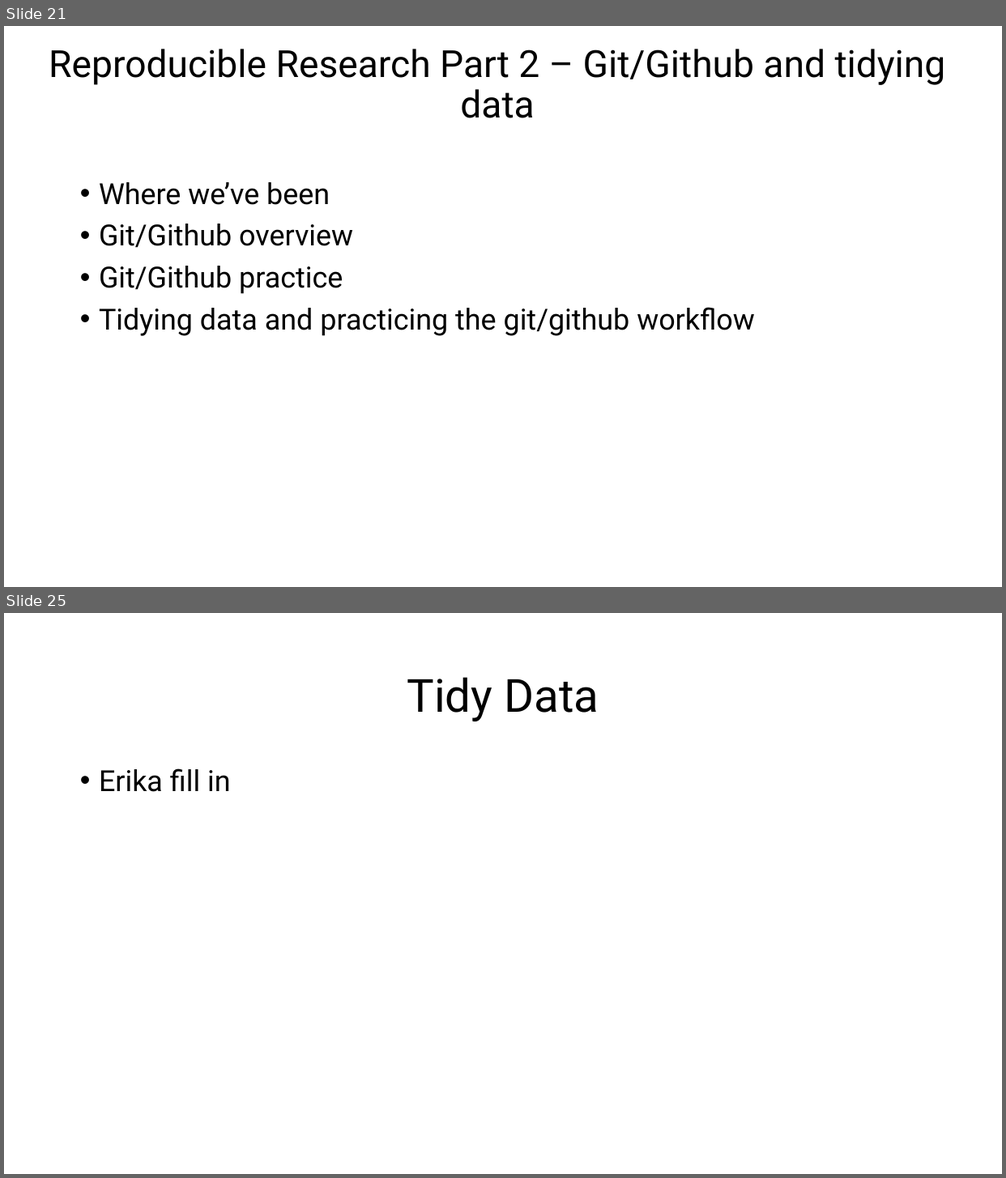
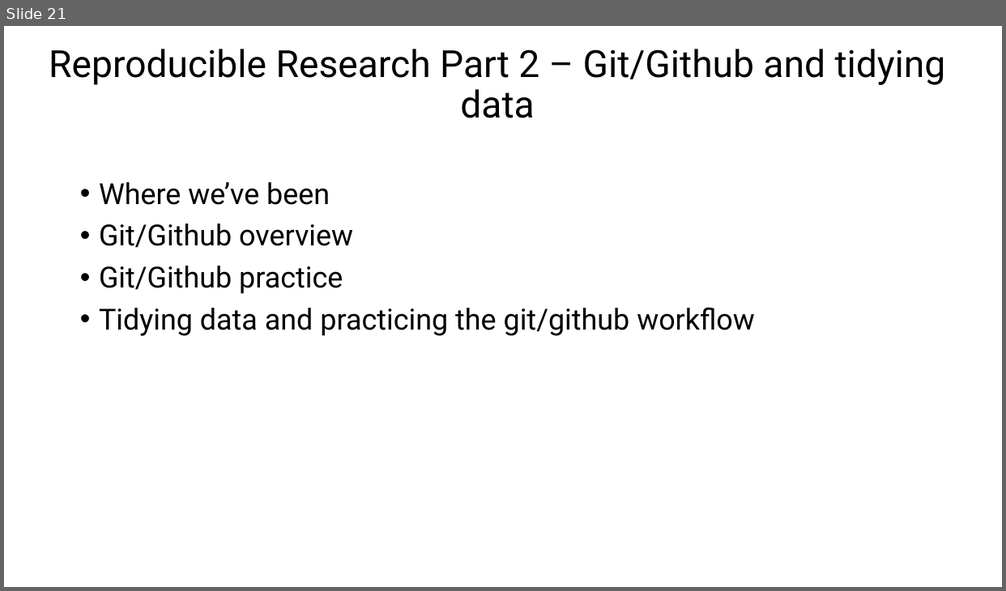
Before and after one commit to marissadyck/reproducible-research-R-ASM, a slide deck: docs/Reproducible research in R.pptx. Shown one above the other, each under a label of ours: slides 21 and 25 before the commit, slide 21 after it; the slides between them are not shown. The pictures are 1006x1178 and 1006x591 pixels, drawn with LibreOffice and Linux fonts; fonts in the diff are those of the drawing. Boxes give left, top, right and bottom in pixels: in the first picture for what was removed or moved away, otherwise in the second. Text is boxed around its words. In the diff, an @@ line names an element or a change of style, - is before the commit and + after.

```diff
--- a/docs/Reproducible research in R.pptx
+++ b/docs/Reproducible research in R.pptx
@@ slide 25 removed at (x1=4, y1=613, x2=1002, y2=1174), background #FFFFFF @@
@@ title removed at (x1=407, y1=677, x2=599, y2=722) @@
-Tidy Data
@@ text removed at (x1=99, y1=769, x2=231, y2=792) @@
-• Erika fill in
```
Also in this commit, not shown: 9 slides added, 2 other files.
